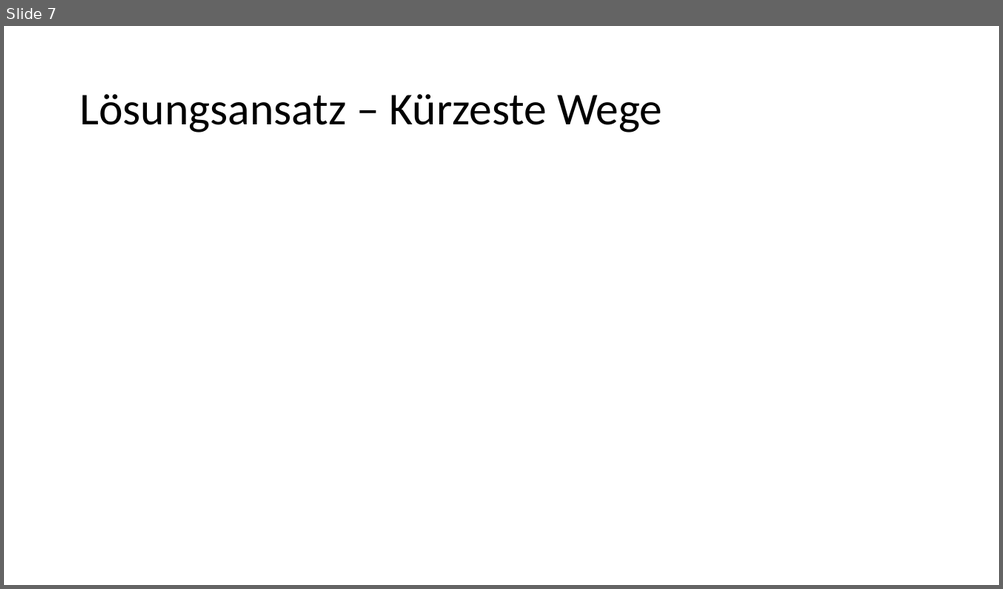
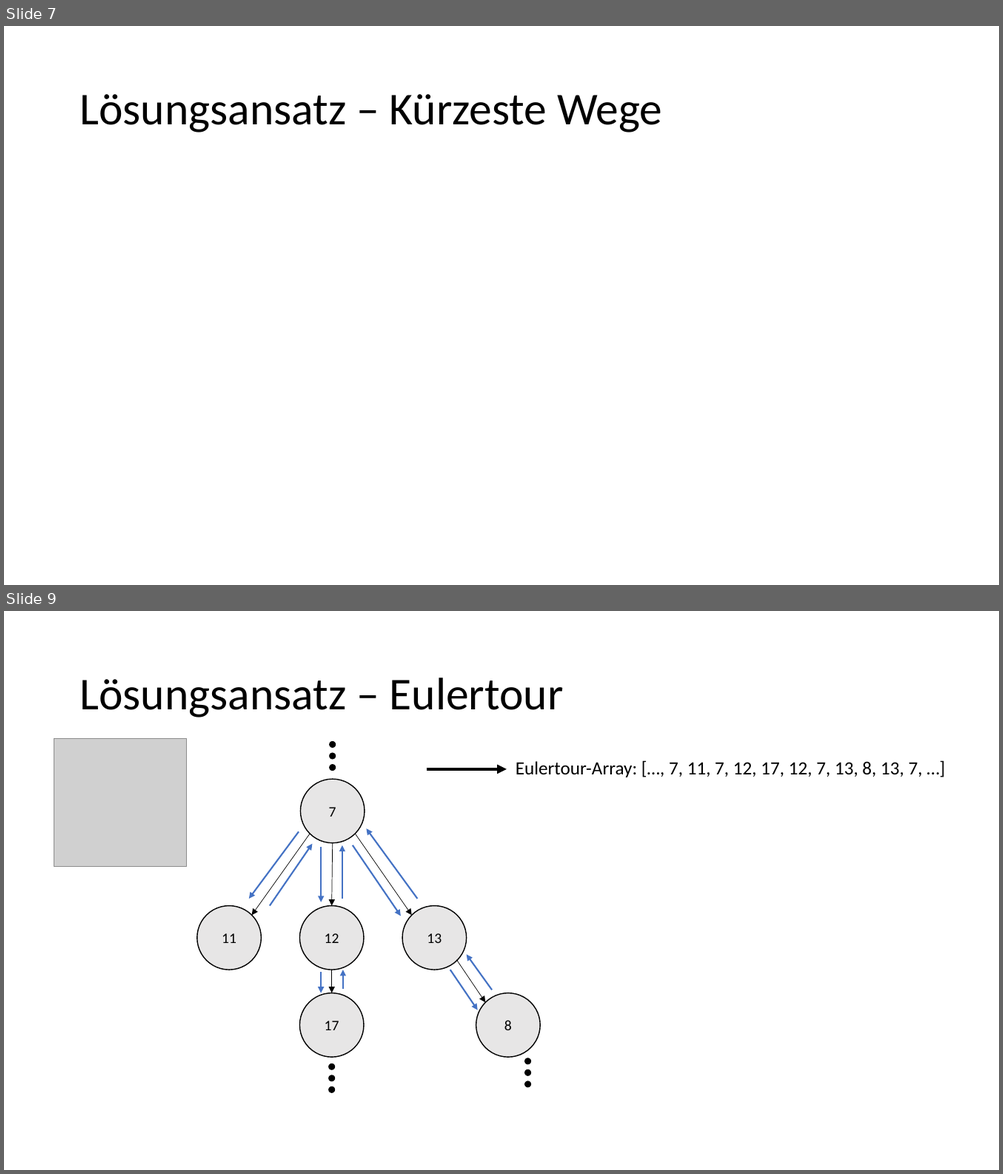
Before and after one commit to EiS94/Programmierwettbewerb, a slide deck: Präsentation/Präsentation.pptx. Shown one above the other, each under a label of ours: slide 7 before the commit, slides 7 and 9 after it; the slides between them are not shown. The pictures are 1003x589 and 1003x1174 pixels, drawn with LibreOffice and Linux fonts; fonts in the diff are those of the drawing; grey boxes stand for pictures. Boxes give left, top, right and bottom in pixels: in the first picture for what was removed or moved away, otherwise in the second. Text is boxed around its words. In the diff, an @@ line names an element or a change of style, - is before the commit and + after.

```diff
--- a/Präsentation/Präsentation.pptx
+++ b/Präsentation/Präsentation.pptx
@@ slide 9 added at [4,611,999,1170], background #FFFFFF @@
@@ title added at [79,678,563,718], 44 pt, text #000000 @@
+Lösungsansatz – Eulertour
@@ picture added at [54,738,187,867] @@
@@ text added at [515,761,922,777], 18 pt, text #000000 @@
+Eulertour-Array: […, 7, 11, 7, 12, 17, 12, 7, 13, 8, 13, 7, …]
@@ group added at [197,741,540,1093]: 16 arrows, 15 ellipses @@
+7
+11
+13
+12
+8
+17
```
Also in this commit, not shown: 1 slide changed, 4 other slides added, 1 slide removed, 8 other files.
